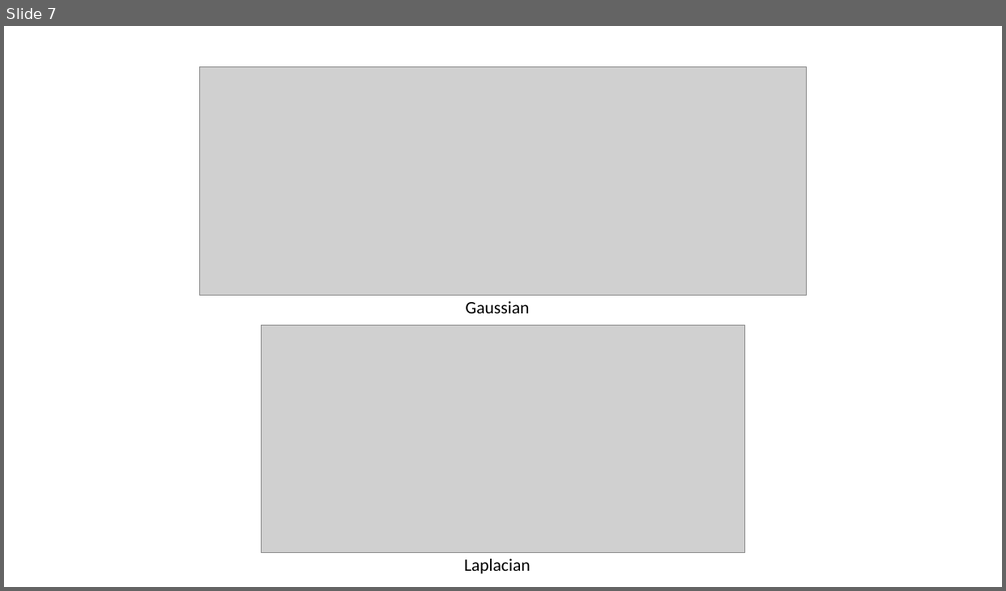
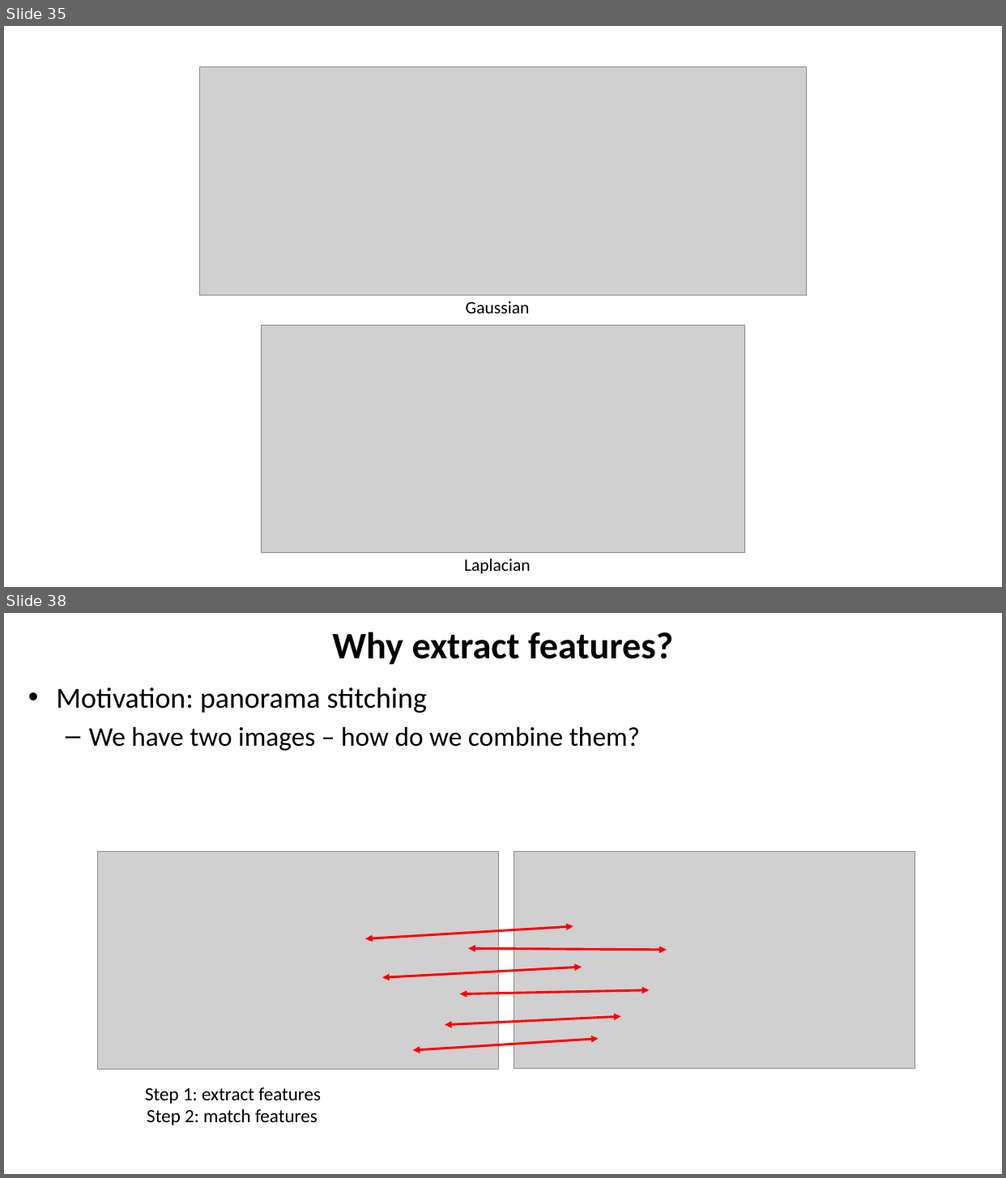
Before and after one commit to YoniChechik/AI_is_Math, a slide deck: c_08_features/features.pptx. Shown one above the other, each under a label of ours: slide 7 before the commit, slides 35 and 38 after it; the slides between them are not shown. The pictures are 1006x591 and 1006x1178 pixels, drawn with LibreOffice and Linux fonts; fonts in the diff are those of the drawing; grey boxes stand for pictures. Boxes give left, top, right and bottom in pixels: in the first picture for what was removed or moved away, otherwise in the second. Text is boxed around its words. In the diff, an @@ line names an element or a change of style, - is before the commit and + after.

```diff
--- a/c_08_features/features.pptx
+++ b/c_08_features/features.pptx
@@ slide 38 added at box(4, 613, 1002, 1174), background #FFFFFF @@
@@ title added at box(332, 632, 673, 665), 36 pt, text #000000, bold @@
+Why extract features?
@@ text added at box(56, 688, 640, 751), 26 pt, text #000000 @@
+• Motivation: panorama stitching
+  – We have two images – how do we combine them?
@@ picture added at box(98, 851, 499, 1069) @@
@@ picture added at box(513, 851, 915, 1069) @@
@@ group added at box(365, 926, 667, 1051): 4 double arrows, 2 freeform shapes @@
@@ text added at box(145, 1088, 321, 1104), 18 pt, text #000000 @@
+Step 1: extract features
@@ text added at box(147, 1110, 317, 1126), 18 pt, text #000000 @@
+Step 2: match features
@@ what was slide 7 is now slide 35 @@
```
Also in this commit, not shown: 32 other slides added, 1 slide removed.
